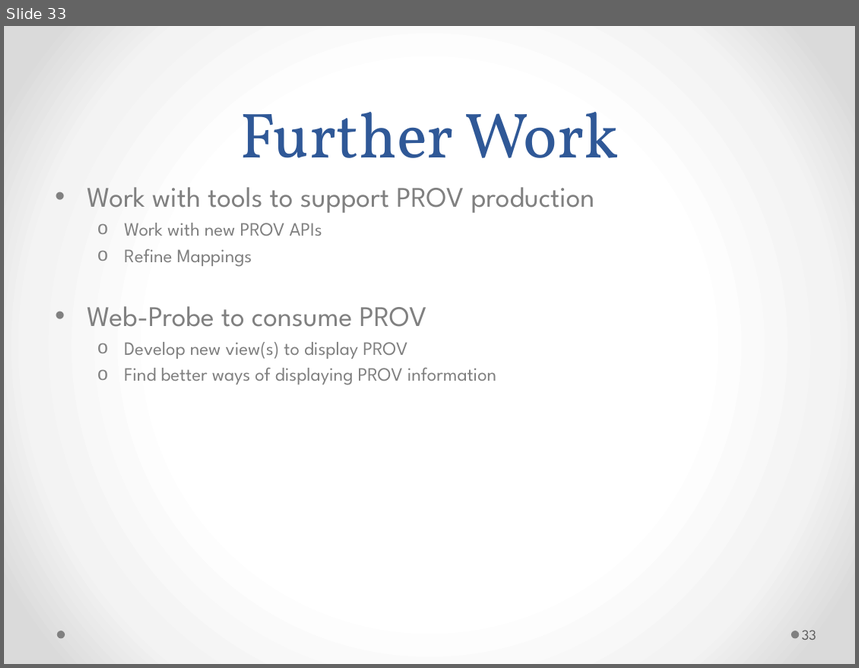
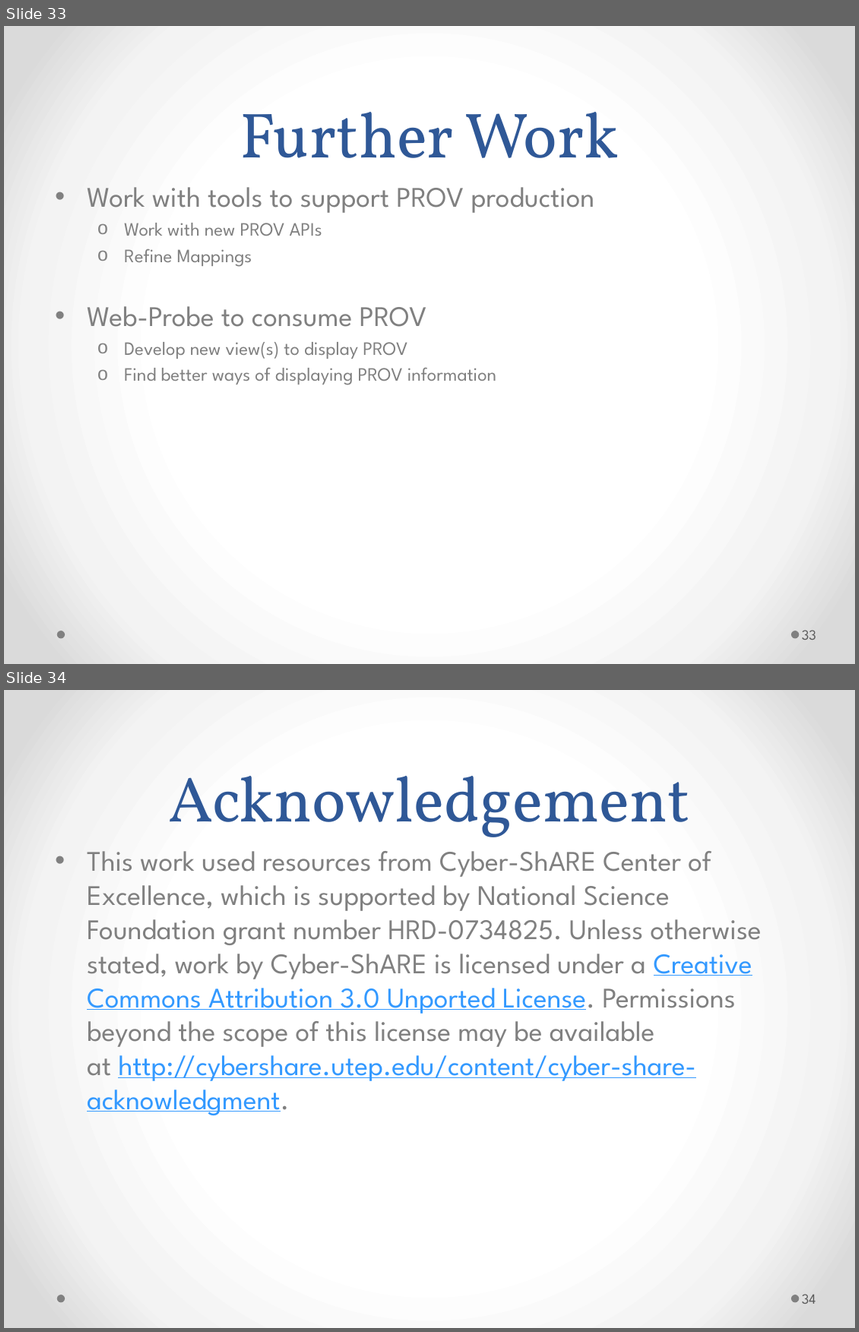
Before and after one commit to hdporras/Web-Probe, a slide deck: doc/PML 2 to PROV.pptx. Shown one above the other, each under a label of ours: slide 33 before the commit, slides 33 and 34 after it. The pictures are 859x668 and 859x1332 pixels, drawn with LibreOffice and Linux fonts; fonts in the diff are those of the drawing. Boxes give left, top, right and bottom in pixels: in the first picture for what was removed or moved away, otherwise in the second. Text is boxed around its words. In the diff, an @@ line names an element or a change of style, - is before the commit and + after.

```diff
--- a/doc/PML 2 to PROV.pptx
+++ b/doc/PML 2 to PROV.pptx
@@ slide 34 added at box(4, 690, 855, 1328), background gradient #FFFFFF to #F4F4F4 to #DADADA; not listed: 2 template elements that a slide beside it also shows @@
@@ title added at box(169, 776, 691, 837), 54 pt, text #2F5897 @@
+Acknowledgement
@@ text added at box(87, 851, 762, 1116), 24 pt, text #808080 @@
+• This work used resources from Cyber-ShARE Center of Excellence, which is supported by National Science Foundation grant number HRD-0734825. Unless otherwise stated, work by Cyber-ShARE is licensed under a Creative Commons Attribution 3.0 Unported License. Permissions beyond the scope of this license may be available at http://cybershare.utep.edu/content/cyber-share-acknowledgment.
@@ page number added at box(802, 1294, 816, 1304), 12 pt, text #595959 @@
+34
```
Also in this commit, not shown: 3 other files.
